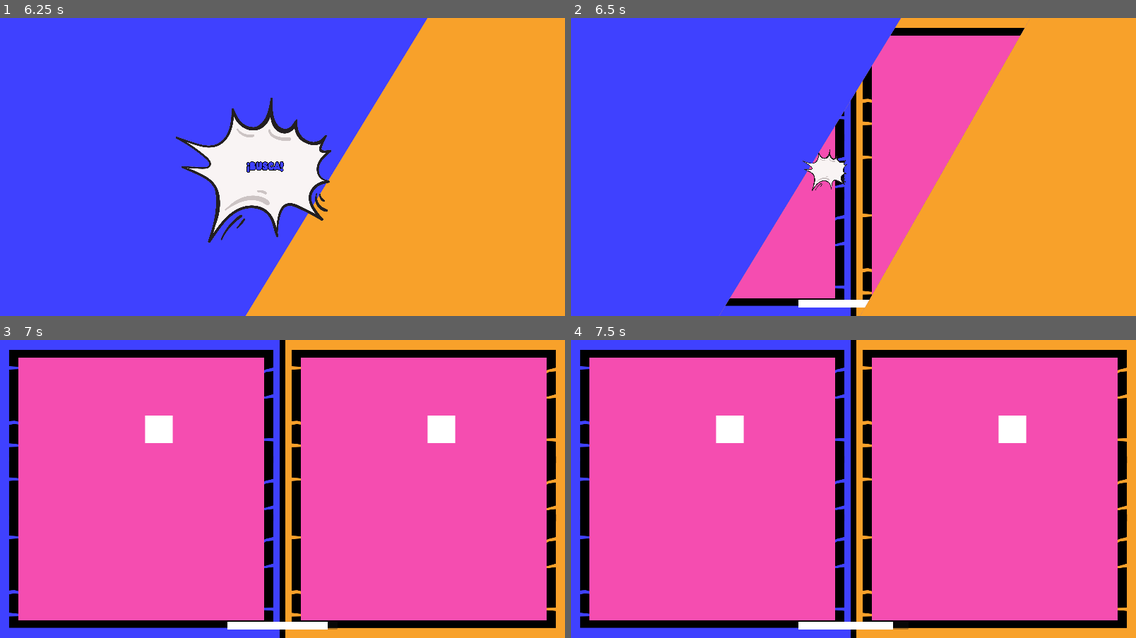
Above: before the commit, frames 1-4 (two rows, left to right).
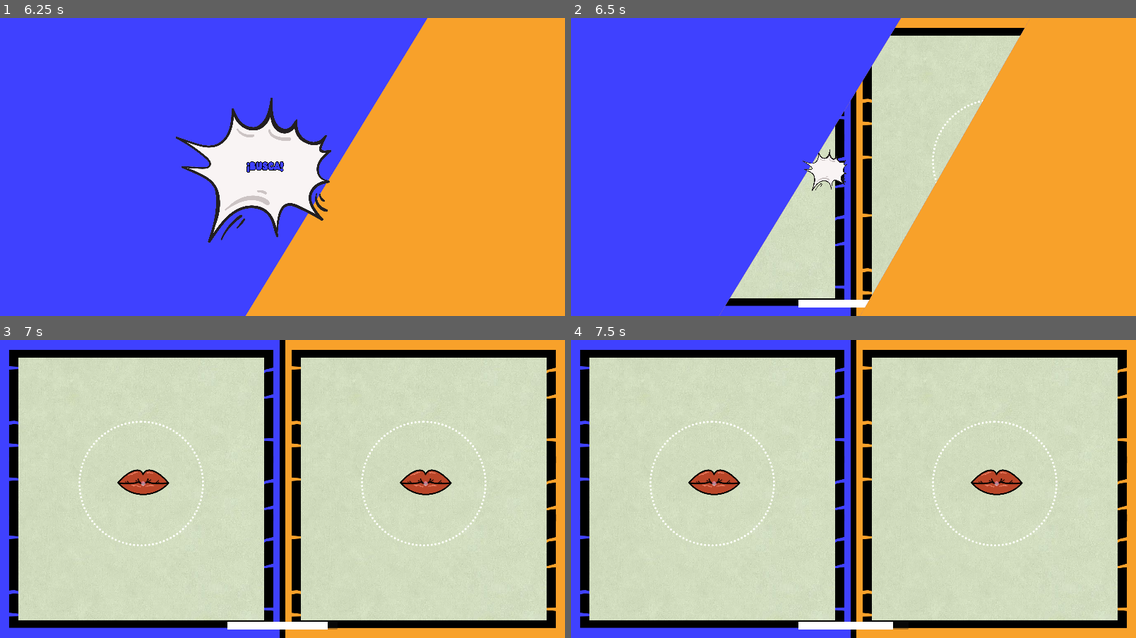
Above: after the commit, the same moments.

Repository: pablo4licante/gamejam-25
Game: Godot game, scene res://escenas/managers/main.tscn
Same seed, same stepped clock (60 frames per second), same inputs: the game is played once before the commit and once after it.
Inputs:
- Up to frame 1 (6.25 s): tap Enter at 0.5, 2 s; hold D (1_right) 0.53-2.03 s; tap W (1_up) at 0.77, 1.52, 3.02, 3.77, 4.52, 6.02 s; tap Space at 1.25 s; hold A (1_left) 2.03-2.78 s; hold D (1_right) 2.78-4.28 s; hold A (1_left) 4.28-5.03 s; hold D (1_right) 5.03-5.78 s; hold A (1_left) from 5.78 s (still down)
- Up to frame 2 (6.5 s): keep holding A (1_left)
- Up to frame 3 (7 s): keep holding A (1_left); tap W (1_up) at 6.77 s
- Up to frame 4 (7.5 s): tap Space at 7.25 s; release A (1_left) at 7.28 s; hold D (1_right) from 7.28 s (still down)

Frame 1 is identical in both runs. In frame 2, 16% of the frame differs, in the area x 28-80%, y 5-95%; in frame 3, 77%, in the area x 3-97%, y 5-95%; in frame 4, 77%.

Commit message:
juego labios arreglado

Diff:
--- a/escenas/entidades/chicle_circulo.tscn
+++ b/escenas/entidades/chicle_circulo.tscn
@@ -9,7 +9,6 @@
 blend_mode = 1
 
 [node name="Circulo" type="Node2D"]
-position = Vector2(575, 375)
 script = ExtResource("1_dw425")
 
 [node name="SpriteBocaC" type="Sprite2D" parent="."]
--- a/escenas/entidades/personaje_1.gd
+++ b/escenas/entidades/personaje_1.gd
@@ -2,7 +2,7 @@
 @onready var area_2d: Area2D = $Area2D
 @onready var bridge = $"../Bridge"
 
-const SPEED = 300.0
+const SPEED = 400.0
 var acceleration = 300.0
 var previous_direction = 0
 
--- a/escenas/entidades/pompa_chicle.gd
+++ b/escenas/entidades/pompa_chicle.gd
@@ -2,49 +2,49 @@
 
 @onready var bridge = $"../Bridge"
 
-# Factor por el cual aumentará la escala
-var scale_factor: float = 1.0
-var scale_multiplier: float = 1
-var times_pressed: int = 0
-var delay = 0
-var L = 1
-var k = 0.1076
-var tension = 0.5
-var off = 0.1
-var puntuation = 0
-var i = 0
+# Configuración inicial
+var scale_factor: float = 1.0  # Escala inicial de la burbuja
+var scale_increment: float = 0.8  # Incremento por cada pulsación
+var max_scale: float = 28.0  # Tamaño máximo antes de explotar
+var min_scale: float = 1.0  # Tamaño mínimo (cuando está completamente desinflada)
+var times_pressed: int = 0  # Veces que se ha inflado
+var delay: float = 0.0  # Tiempo acumulado para manejar la desinflación
+var desinflation_rate: float = 20.0  # Velocidad de desinflación por frame
+var puntuation: int = 0
 
 # Llamado cada frame
 func _process(delta: float) -> void:
+	# Asegurar que la escala no sea menor a 1.0
+	if scale_factor < min_scale:
+		scale_factor = min_scale
 
-	if scale_factor < 1.0:
-		scale_factor = 1.0
-
+	# Incrementar delay
 	delay += delta
 
+	# Manejar la acción de inflar
+	if bridge.just_pressed("action"):
+		times_pressed += 1
+		scale_factor += scale_increment  # Incremento lineal
+		delay = 0  # Resetea el tiempo de inactividad
 
-	if bridge.just_pressed("action") && i == 0:
-		times_pressed += 1
-		scale_multiplier = L / (1 + exp(-k * -times_pressed))
-		scale_factor += 0.02 + (scale_factor-0.9)*scale_multiplier
-		i = 3
-		delay = 0
-	if (i > 0): i -= 1
 
+	# Acción al soltar el botón
 	if bridge.just_released("action"):
-		puntuation = 0
-		puntuation += tension - scale_multiplier
-		puntuation -= scale_multiplier - off
+		puntuation = 1000 - (times_pressed * 10)  # Puntuación decrece según las pulsaciones
+		puntuation = max(0, puntuation)  # No permitir puntuaciones negativas
 		bridge.play_sound("hinchar")
-		bridge.puntuacion = floor(puntuation/6 * 1000)
+		bridge.puntuacion = puntuation
 
-	if scale[0] >= 28:
+	# Desinflar gradualmente si no se interactúa
+	if delay > 0.5 and scale_factor > min_scale:  # Espera un tiempo antes de empezar a desinflar
+		scale_factor -= desinflation_rate * delta  # Desinflado proporcional al tiempo
+		scale_factor = max(min_scale, scale_factor)  # Evitar que sea menor a min_scale
+
+	# Explosión si la escala supera el límite
+	if scale_factor >= max_scale:
 		bridge.puntuacion = 0
 		bridge.play_sound("explosion")
-		queue_free();
+		queue_free()  # Elimina el nodo (la burbuja explota)
 
-	delay += 1
-	if (delay > 12 && scale_factor > 1.0):
-		scale_factor -= 0.04
-
-	scale = Vector2(scale_factor, scale_factor)  # Aumentar el tamaño del objeto
+	# Aplicar la escala al nodo
+	scale = Vector2(scale_factor, scale_factor)
--- a/escenas/entidades/pompa_chicle.tscn
+++ b/escenas/entidades/pompa_chicle.tscn
@@ -4,7 +4,6 @@
 [ext_resource type="Texture2D" uid="uid://cghn5yb0mintt" path="res://assets/sprites/PompaChicle.png" id="1_vyxla"]
 
 [node name="Pompa" type="Node2D"]
-position = Vector2(575, 375)
 script = ExtResource("1_ub7do")
 
 [node name="Sprite2D" type="Sprite2D" parent="."]
--- a/escenas/managers/main.gd
+++ b/escenas/managers/main.gd
@@ -43,12 +43,12 @@
 var nivel_ultimo = ""
 
 var niveles = {			# Tipo Victoria
-	"test2": [0],
-	"test": [0],
-	"dispara_1": [1],
-	"game_pinchos": [2],
+	#"test2": [0],
+	#"test": [0],
+	#"dispara_1": [1],
+	#"game_pinchos": [2],
 	"game_chicle": [0],
-	"escena_plataformas_1": [1]
+	#"escena_plataformas_1": [1]
 }
 var nivel_tipo_victoria = 0
 
--- a/escenas/niveles/game_chicle.tscn
+++ b/escenas/niveles/game_chicle.tscn
@@ -9,13 +9,15 @@
 
 [node name="Sprite2D" type="Sprite2D" parent="."]
 z_index = -1
-position = Vector2(557, 370)
+position = Vector2(598, 598)
 scale = Vector2(1.5, 1.5)
 texture = ExtResource("1_l3i5u")
 
 [node name="Bridge" parent="." instance=ExtResource("1_5migs")]
 
 [node name="Pompa" parent="." instance=ExtResource("1_6glwd")]
+position = Vector2(519, 521)
 
 [node name="Circulo" parent="." instance=ExtResource("2_ubr66")]
+position = Vector2(519, 521)
 scale = Vector2(0.95, 0.95)
